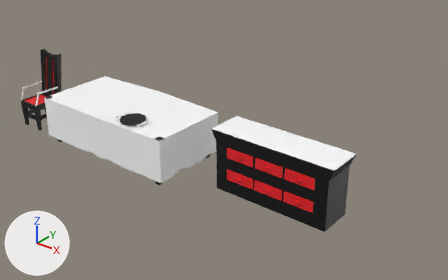
The FBX model NotesOfCitrus/Assets/Blender/DiningroomAssets/assetDining.fbx as it was, and as the next commit left it.
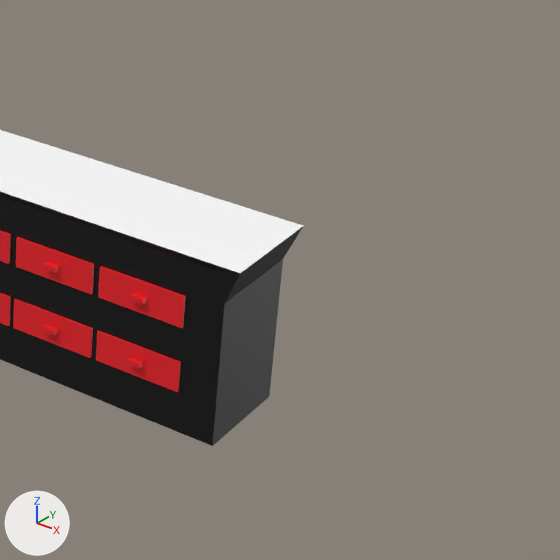
Each version appears first whole from a camera (50 mm lens) standing at (33.0, -22.1, 15.5) and looking at (13.9, 1.9, 0.7), and next in a close-up on the part from 56% to 100% of the width and 26% to 97% of the height. The axes (+X, +Y, +Z) are drawn at lower left. The lights are the same throughout. Where no turn or scale is listed for an object, it has been applied to the vertices.

In view in the first close-up: 'buffetDining'.
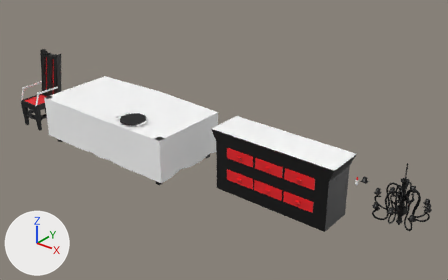
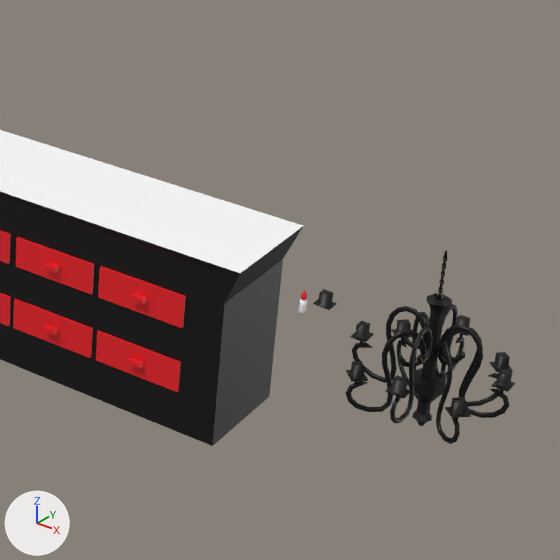
Where the newer file only moved an object's origin or applied its transform, the numbers keep the older frame.

Where the change shows, as pixel boxes [x1, y1, x2, y2] in the close-ups (560 x 560 px):
'Chandelier', added (black)
    after: [346, 250, 515, 444]
'CandleHolder', added
    after: [313, 289, 337, 310]
'Candle', added
    after: [299, 299, 308, 316]
'CandleFlame', added
    after: [301, 290, 307, 300]

Edits to the bpy script that builds the scene:
```text
Add me_cylinder:
    me_cylinder.from_pydata(...)  # 3012 vertices, 3064 faces; spans x -1.24..1.24, y -1.24..1.24, z -1.26..1.69
    me_cylinder.materials.append(mat_material_002)  # picture img_colour_png
Add me_beziercurve_020:
    me_beziercurve_020.from_pydata(...)  # 33 vertices, 33 faces; spans x -0.049..0.048, y -0.049..0.048, z -0.015..0.161
    me_beziercurve_020.materials.append(mat_material_002)  # picture img_colour_png
Add me_beziercurve_019:
    me_beziercurve_019.from_pydata(...)  # 30 vertices, 27 faces; spans x -0.141..0.143, y -0.124..0.124, z -0.002..0.225
    me_beziercurve_019.materials.append(mat_material_002)  # picture img_colour_png
Add me_beziercurve_010:
    me_beziercurve_010.from_pydata(...)  # 16 vertices, 14 faces; spans x -0.039..0.048, y -0.062..0.042, z -0.002..0.256
    me_beziercurve_010.materials.append(mat_material_002)  # picture img_colour_png
Add ob_chandelier:
    ob_chandelier = bpy.data.objects.new('Chandelier', me_cylinder)
    ob_chandelier.location = (25.01, -0.25, 2.13)
Add ob_candleflame:
    ob_candleflame = bpy.data.objects.new('CandleFlame', me_beziercurve_020)
    ob_candleflame.location = (22.91, -0.25, 2.29)
Add ob_candleholder:
    ob_candleholder = bpy.data.objects.new('CandleHolder', me_beziercurve_019)
    ob_candleholder.location = (22.97, 0.41, 1.91)
Add ob_candle:
    ob_candle = bpy.data.objects.new('Candle', me_beziercurve_010)
    ob_candle.location = (22.91, -0.24, 2.02)
```
